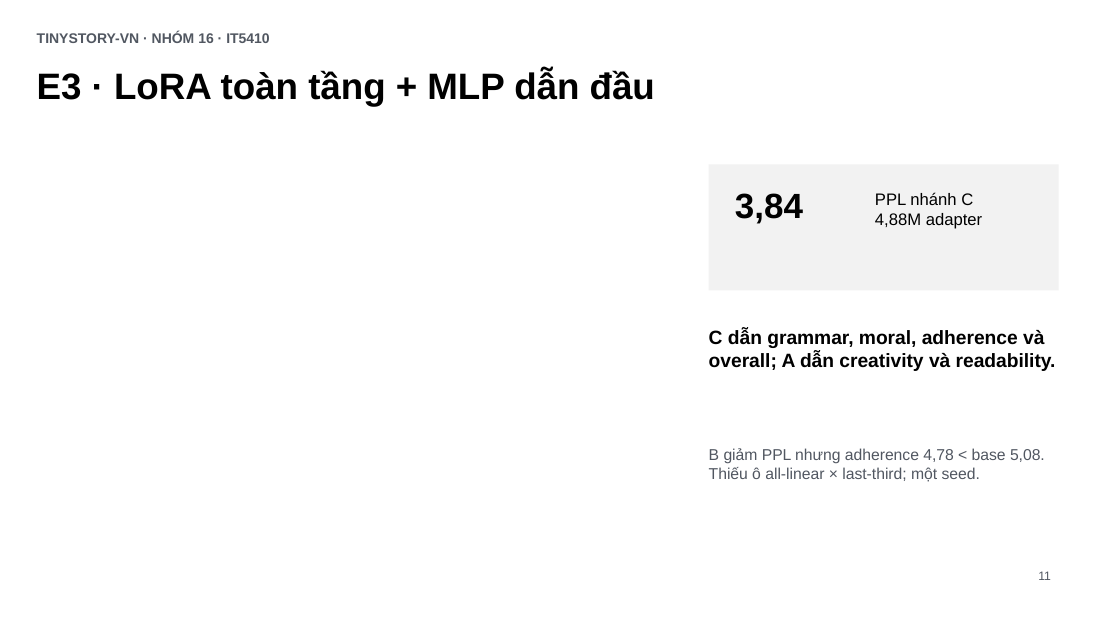
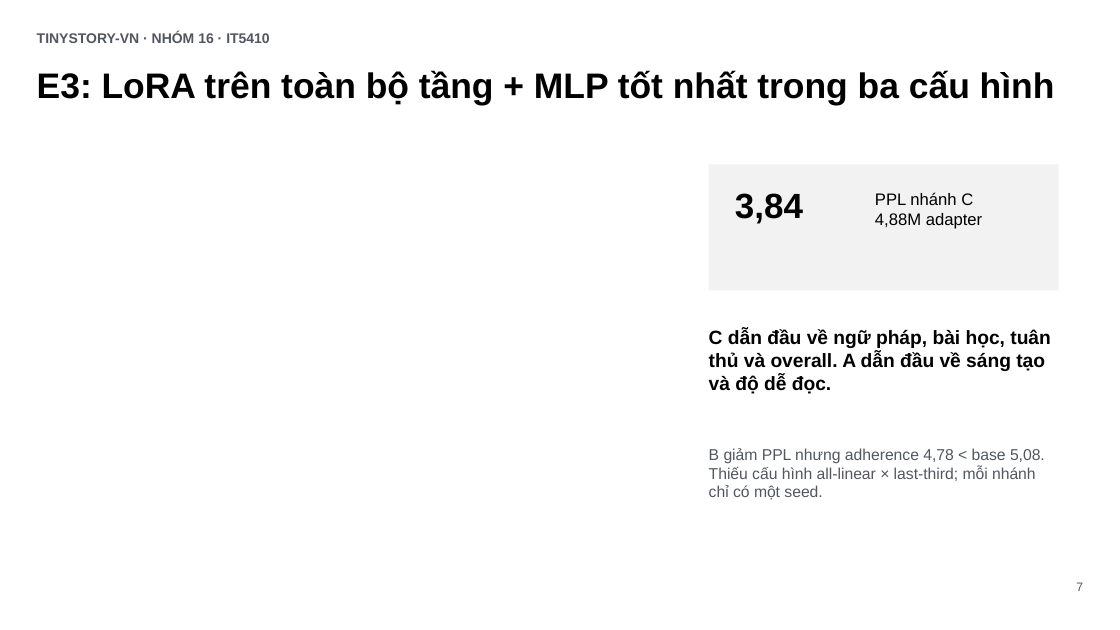
Before and after one commit to tungd/tinystory-vn, a slide deck: slide 7 of output/presentation/tinystory-vn-summary.pptx (slide 11 before the commit). Drawn at 1120x630 pixels with LibreOffice and Linux fonts; fonts in the diff are those of the drawing. Boxes give left, top, right and bottom in pixels: in the first picture for what was removed or moved away, otherwise in the second. Text is boxed around its words. In the diff, an @@ line names an element or a change of style, - is before the commit and + after.

```diff
--- a/output/presentation/tinystory-vn-summary.pptx
+++ b/output/presentation/tinystory-vn-summary.pptx
@@ text at box(37, 70, 1055, 105): text changed; size 31.5 to 30.4 pt @@
-E3 · LoRA toàn tầng + MLP dẫn đầu
+E3: LoRA trên toàn bộ tầng + MLP tốt nhất trong ba cấu hình
@@ text at box(709, 329, 1051, 394): text changed @@
-C dẫn grammar, moral, adherence và overall; A dẫn creativity và readability.
+C dẫn đầu về ngữ pháp, bài học, tuân thủ và overall. A dẫn đầu về sáng tạo và độ dễ đọc.
@@ text at box(709, 466, 1036, 500): text changed @@
-Thiếu ô all-linear × last-third; một seed.
+Thiếu cấu hình all-linear × last-third; mỗi nhánh chỉ có một seed.
@@ text at box(1076, 582, 1083, 591): text changed @@
-11
+7
```
Also in this commit, not shown: 5 other slides changed, 9 slides added, 12 slides removed, 5 other files.
